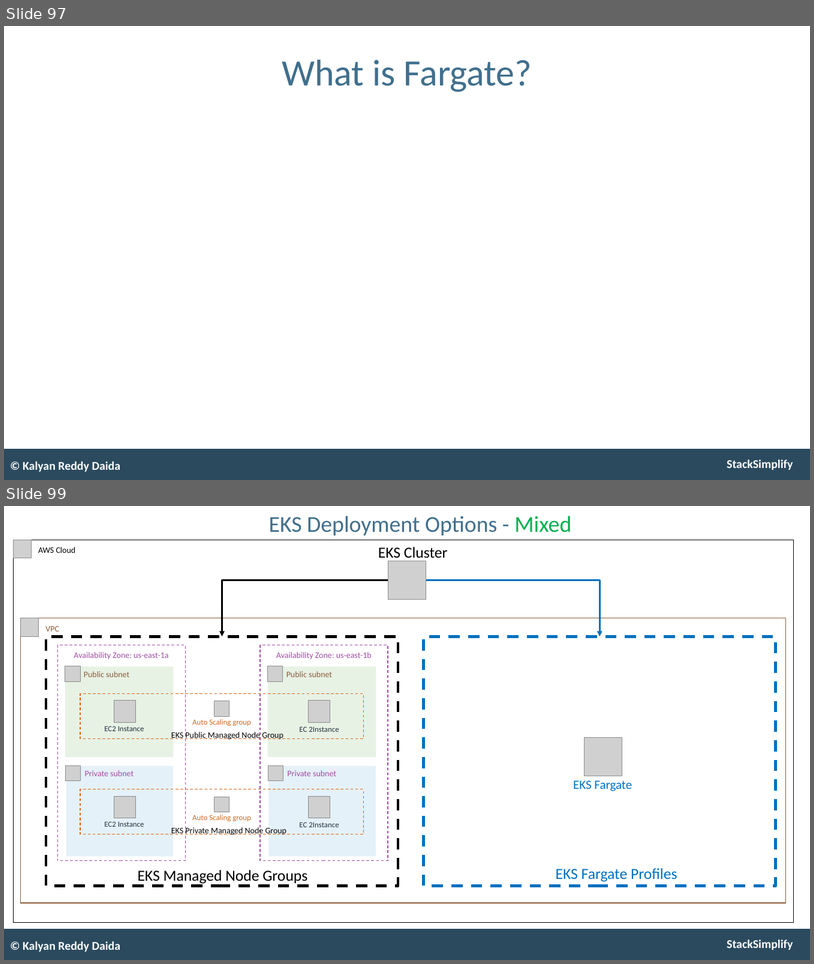
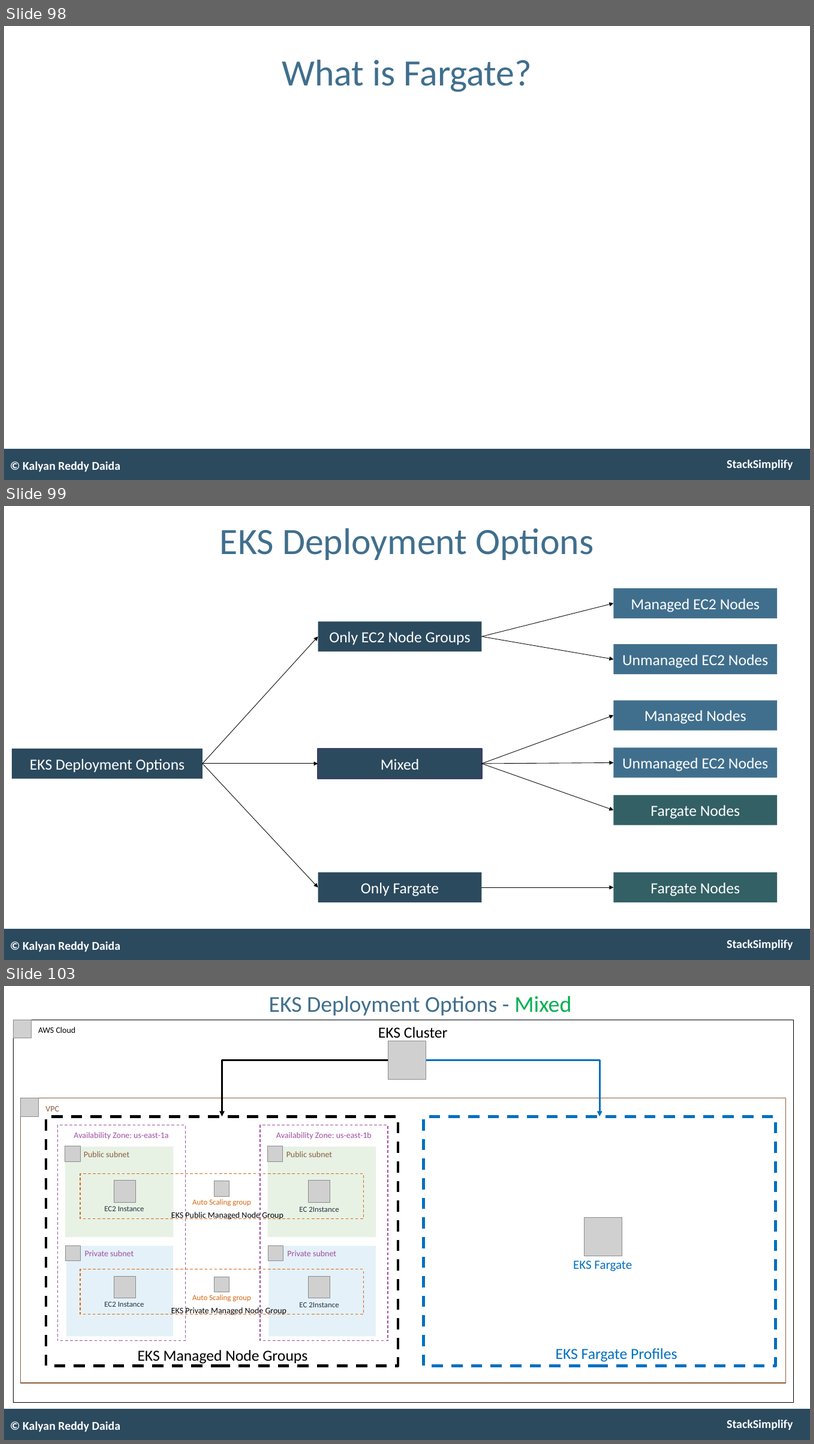
Before and after one commit to talvionyx/aws-eks-kubernetes-masterclass, a slide deck: presentation/AWS-Fargate-and-EKS-Masterclass.pptx. Shown one above the other, each under a label of ours: slides 97 and 99 before the commit, slides 98, 99 and 103 after it; the slides between them are not shown. The pictures are 814x964 and 814x1444 pixels, drawn with LibreOffice and Linux fonts; fonts in the diff are those of the drawing; grey boxes stand for pictures. Boxes give left, top, right and bottom in pixels: in the first picture for what was removed or moved away, otherwise in the second. Text is boxed around its words. In the diff, an @@ line names an element or a change of style, - is before the commit and + after.

```diff
--- a/presentation/AWS-Fargate-and-EKS-Masterclass.pptx
+++ b/presentation/AWS-Fargate-and-EKS-Masterclass.pptx
@@ slide 99 added at [4,506,810,960], background #FFFFFF; not listed: 2 template elements that a slide beside it also shows @@
@@ title added at [220,528,594,560], 53 pt, text #406F8D @@
+EKS Deployment Options
@@ rectangle added at [614,588,777,618], fill #406F8D, 22 pt, text #FFFFFF @@
+Managed EC2 Nodes
@@ arrow added from (482, 637) to (614, 603), #000000 0.75 pt @@
@@ rectangle added at [318,621,482,652], fill #2B4A5E, 22 pt, text #FFFFFF @@
+Only EC2 Node Groups
@@ arrow added from (203, 763) to (318, 637), #000000 0.75 pt @@
@@ arrow added from (482, 637) to (614, 659), #000000 0.75 pt @@
@@ rectangle added at [614,644,777,675], fill #406F8D, 22 pt, text #FFFFFF @@
+Unmanaged EC2 Nodes
@@ rectangle added at [614,700,777,730], fill #406F8D, 22 pt, text #FFFFFF @@
+Managed Nodes
@@ arrow added from (482, 763) to (614, 715), #000000 0.75 pt @@
@@ rectangle added at [12,748,203,778], fill #2B4A5E, 22 pt, text #FFFFFF @@
+EKS Deployment Options
@@ rectangle added at [318,748,482,778], fill #2B4A5E, outline #3D3E66 2 pt, 22 pt, text #FFFFFF @@
+Mixed
@@ rectangle added at [614,747,777,778], fill #406F8D, 22 pt, text #FFFFFF @@
+Unmanaged EC2 Nodes
@@ arrow added from (203, 763) to (318, 763), #000000 0.75 pt @@
@@ arrow added from (203, 763) to (318, 887), #000000 0.75 pt @@
@@ arrow added from (482, 763) to (614, 763), #000000 0.75 pt @@
@@ arrow added from (482, 763) to (614, 810), #000000 0.75 pt @@
@@ rectangle added at [614,795,777,825], fill #326065, 22 pt, text #FFFFFF @@
+Fargate Nodes
@@ rectangle added at [318,872,482,902], fill #2B4A5E, 22 pt, text #FFFFFF @@
+Only Fargate
@@ rectangle added at [614,872,777,902], fill #326065, 22 pt, text #FFFFFF @@
+Fargate Nodes
@@ arrow added from (482, 887) to (614, 887), #000000 0.75 pt @@
@@ text added at [23,941,121,951], 17 pt, text #FFFFFF, bold @@
+© Kalyan Reddy Daida
@@ what was slide 97 is now slide 98 @@
@@ what was slide 99 is now slide 103 @@
```
Also in this commit, not shown: 2 slides changed, 10 other slides added, 2 other files.
